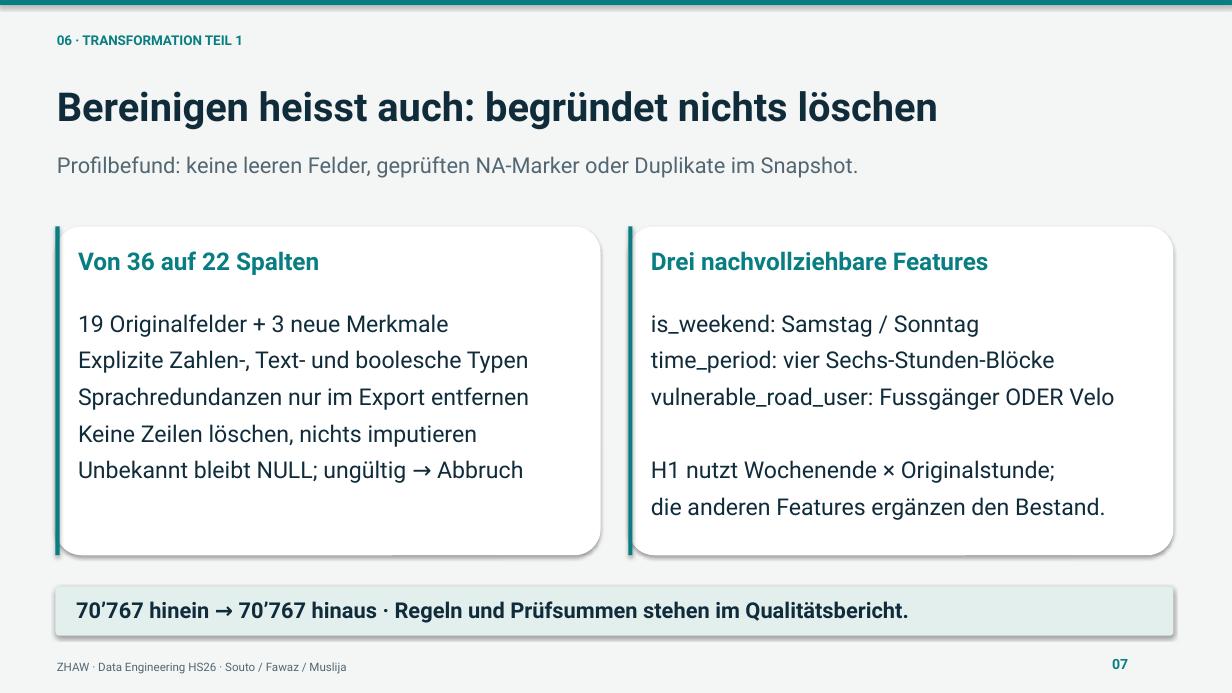
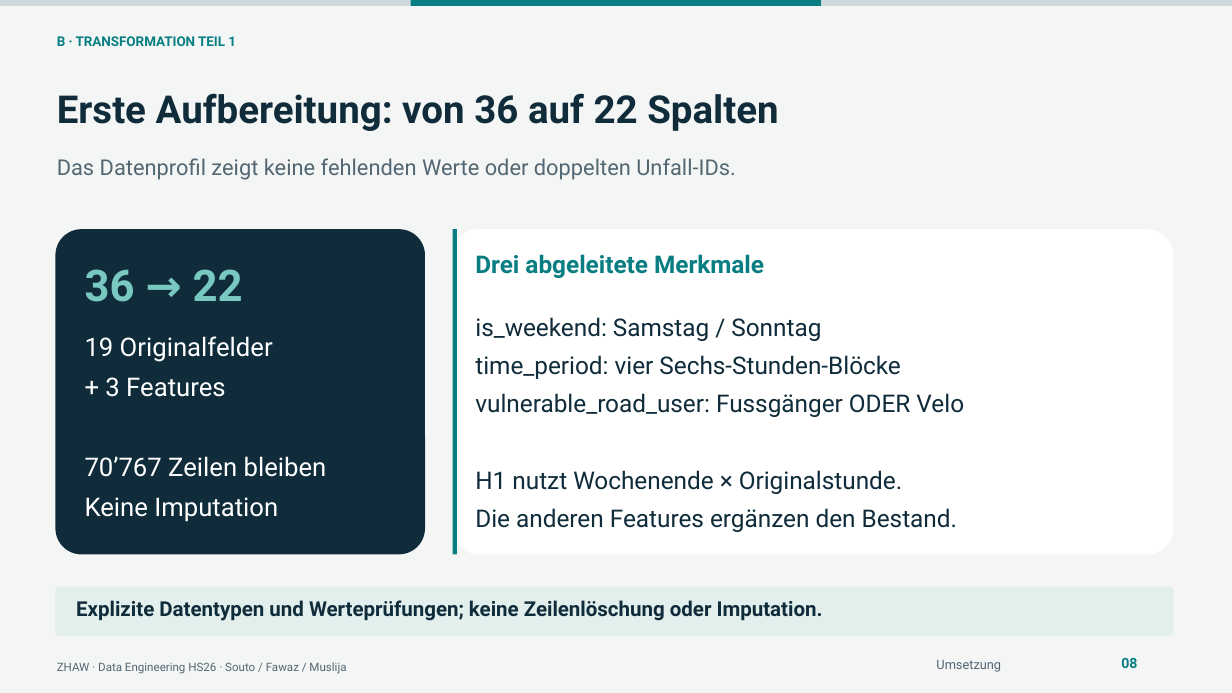
Before and after one commit to soutorub/de_projektarbeit_hs_2026_zhaw, a slide deck: slide 8 of presentations/teil1_verkehrsunfaelle_zuerich.pptx (slide 7 before the commit). Drawn at 1232x693 pixels with LibreOffice and Linux fonts; fonts in the diff are those of the drawing. Boxes give left, top, right and bottom in pixels: in the first picture for what was removed or moved away, otherwise in the second. Text is boxed around its words. In the diff, an @@ line names an element or a change of style, - is before the commit and + after.

Commit message:
Teil-1-Unterlagen fachlich überarbeiten und Windows-Prüfung korrigieren

```diff
--- a/presentations/teil1_verkehrsunfaelle_zuerich.pptx
+++ b/presentations/teil1_verkehrsunfaelle_zuerich.pptx
@@ rectangle added at bbox=[0, 0, 411, 6], fill #CFD9DD @@
@@ rectangle: place and size @@
-rectangle at bbox=[0, 0, 1232, 6]
+rectangle at bbox=[411, 0, 823, 6]
@@ rectangle added at bbox=[822, 0, 1232, 6], fill #CFD9DD @@
@@ text at bbox=[57, 36, 236, 46]: text changed @@
-06 · TRANSFORMATION TEIL 1
+B · TRANSFORMATION TEIL 1
@@ text at bbox=[57, 93, 778, 131]: text changed; size 19 to 30 pt; text colour #087E83 to #102C3B @@
-Von 36 auf 22 Spalten
+Erste Aufbereitung: von 36 auf 22 Spalten
@@ text removed at bbox=[57, 91, 938, 130] @@
-Bereinigen heisst auch: begründet nichts löschen
@@ text at bbox=[57, 158, 736, 180]: text changed @@
-Profilbefund: keine leeren Felder, geprüften NA-Marker oder Duplikate im Snapshot.
+Das Datenprofil zeigt keine fehlenden Werte oder doppelten Unfall-IDs.
@@ rounded rectangle: place and size @@
-rounded rectangle at bbox=[55, 226, 601, 555]
+rounded rectangle at bbox=[55, 229, 425, 555]
@@ rounded rectangle at bbox=[55, 229, 425, 555]: fill #FFFFFF to #102C3B; shadow off @@
@@ rectangle removed at bbox=[55, 226, 59, 555] @@
@@ shadow off in 4 elements at bbox=[55, 587, 1174, 636], bbox=[453, 229, 1174, 555], bbox=[411, 0, 823, 6], bbox=[453, 229, 457, 555] @@
@@ rounded rectangle: place and size @@
-rounded rectangle at bbox=[628, 226, 1174, 555]
+rounded rectangle at bbox=[453, 229, 1174, 555]
@@ rectangle: place and size @@
-rectangle at bbox=[628, 226, 632, 555]
+rectangle at bbox=[453, 229, 457, 555]
@@ text added at bbox=[85, 269, 243, 302], 34 pt, text #79C9C1, bold @@
+36 → 22
@@ text at bbox=[475, 254, 764, 278]: text changed @@
-Drei nachvollziehbare Features
+Drei abgeleitete Merkmale
@@ text removed at bbox=[78, 314, 529, 483] @@
-19 Originalfelder + 3 neue Merkmale
-Explizite Zahlen-, Text- und boolesche Typen
-Sprachredundanzen nur im Export entfernen
-Keine Zeilen löschen, nichts imputieren
-Unbekannt bleibt NULL; ungültig → Abbruch
@@ text "is_weekend: Samstag / Sonntag": place and size @@
-text "is_weekend: Samstag / Sonntag" at bbox=[651, 314, 1114, 520]
+text "is_weekend: Samstag / Sonntag" at bbox=[475, 317, 964, 532]
@@ text at bbox=[475, 317, 964, 417]: size 18 to 19 pt in "is_weekend: Samstag / Sonntag", "time_period: vier Sechs-Stunden-Blöcke", "vulnerable_road_user: Fussgänger ODER Velo" @@
@@ text added at bbox=[85, 336, 327, 522], 20 pt, text #FFFFFF @@
+19 Originalfelder
++ 3 Features
+70’767 Zeilen bleiben
+Keine Imputation
@@ text at bbox=[475, 470, 957, 532]: text changed; size 18 to 19 pt @@
-H1 nutzt Wochenende × Originalstunde;
-die anderen Features ergänzen den Bestand.
+H1 nutzt Wochenende × Originalstunde.
+Die anderen Features ergänzen den Bestand.
@@ text at bbox=[76, 600, 823, 621]: text changed; size 17 to 16 pt @@
-70’767 hinein → 70’767 hinaus · Regeln und Prüfsummen stehen im Qualitätsbericht.
+Explizite Datentypen und Werteprüfungen; keine Zeilenlöschung oder Imputation.
@@ text removed at bbox=[1112, 659, 1128, 669] @@
-07
@@ text added at bbox=[1121, 658, 1137, 668], 11 pt, text #087E83, bold @@
+08
@@ text added at bbox=[936, 660, 1001, 672], 10 pt, text #536773 @@
+Umsetzung
```
Also in this commit, not shown: 11 other slides changed, 7 slides added, 6 slides removed, 8 other files.
